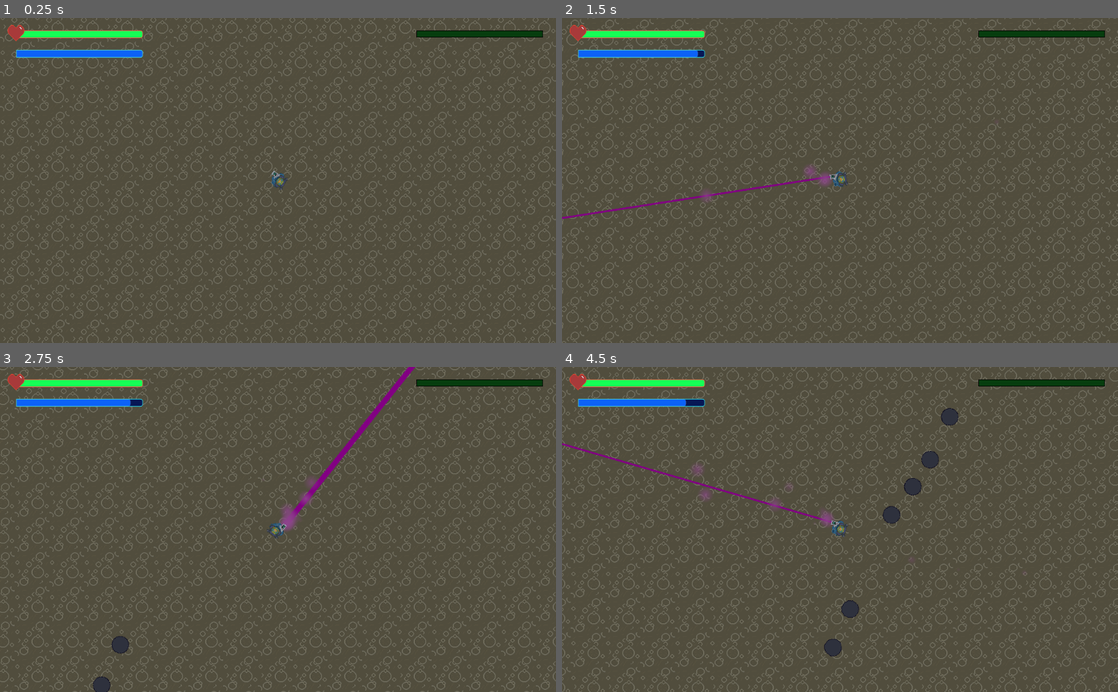
Above: before the commit, frames 1-4 (two rows, left to right).
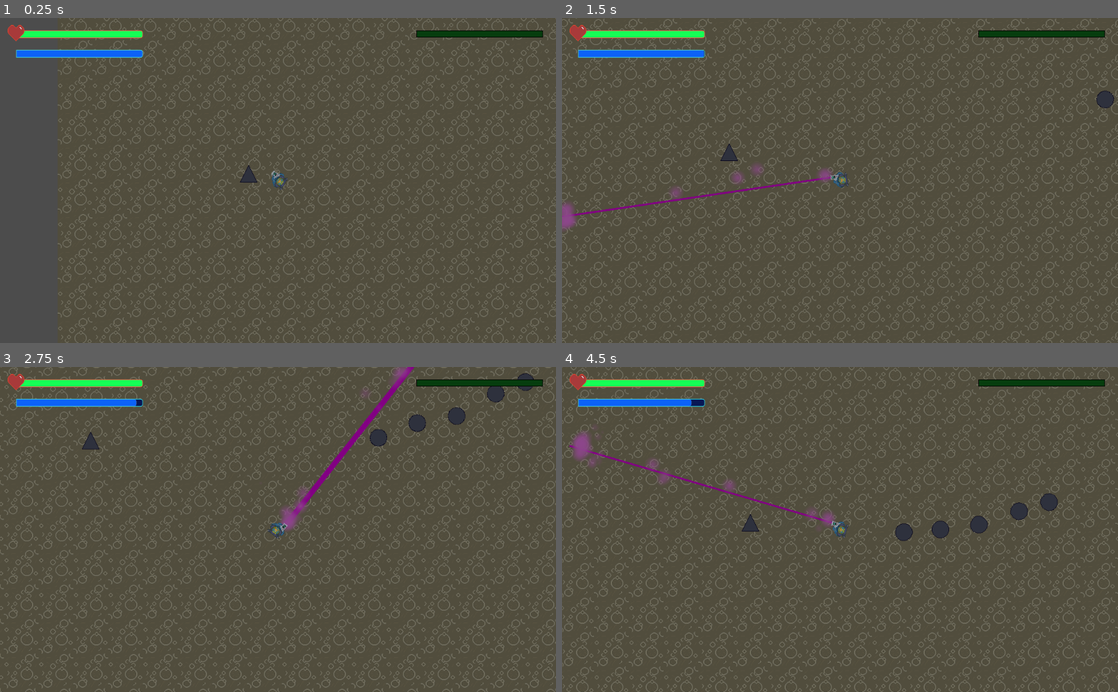
Above: after the commit, the same moments.

Repository: ludumludere-altusscholadiscipulus/Ludum-Dare-50
Game: Godot game, scene res://Game.tscn
Same seed, same stepped clock (60 frames per second), same inputs: the game is played once before the commit and once after it. Sound files missing from this copy of the repository are replaced by a short silence.
Inputs (mouse positions are in pixels of both pictures, inside the frame that each line leads up to):
- Up to frame 1 (0.25 s): no input
- Up to frame 2 (1.5 s): tap Enter at 0.5 s; move the mouse to (962, 164) at 0.52 s; press the mouse at (962, 164) at 0.53 s; hold D (right) 0.53-1.28 s; move the mouse to (728, 196) at 1.27 s; release the mouse at (728, 196) at 1.28 s; hold S (down) from 1.28 s (still down); click (728, 196) at 1.35 s
- Up to frame 3 (2.75 s): move the mouse to (333, 458) at 2.02 s; release S (down) at 2.03 s; press the mouse at (333, 458) at 2.03 s; hold D (right) from 2.03 s (still down)
- Up to frame 4 (4.5 s): move the mouse to (812, 594) at 2.77 s; release D (right) at 2.78 s; release the mouse at (812, 594) at 2.78 s; hold W (up) 2.78-3.53 s; click (812, 594) at 2.85 s; move the mouse to (1006, 578) at 3.52 s; press the mouse at (1006, 578) at 3.53 s; hold A (left) from 3.53 s (still down); move the mouse to (673, 480) at 4.27 s; release the mouse at (673, 480) at 4.28 s; click (673, 480) at 4.35 s

The runs differ from the first frame. In frame 1, 14% of the frame differs, in the area x 0-100%, y 0-100%; in frame 2, 14%; in frame 3, 15%; in frame 4, 16%.

Commit message:
Add files via upload

Diff:
--- a/LD Jam 50/CanvasLayer/Canvas.gd
+++ b/LD Jam 50/CanvasLayer/Canvas.gd
@@ -6,7 +6,9 @@
 onready var bar = $ProgressBar
 onready var laser_bar = $ProgressBar2
 onready var tower_bar = $ProgressBar3
-# Called when the node enters the scene tree for the first time.
+onready var animation = $AnimationPlayer
+onready var text = $Label
+
 func _ready():
 	pass # Replace with function body.
 
@@ -14,3 +16,24 @@
 	bar.value = player.HP
 	laser_bar.value = laser.ammo
 	tower_bar.value = tower.charge_power
+
+func percentage_25():
+	text.text = "25% repaired! Keep it up!"
+	animation.play("typewriter")
+	yield(get_tree().create_timer(4),"timeout")
+	text.text = ""
+func percentage_50():
+	text.text = "50% repaired! We're close!"
+	animation.play("typewriter")
+	yield(get_tree().create_timer(4),"timeout")
+	text.text = ""
+func percentage_75():
+	text.text = "75% repaired! Just hold on a little longer!"
+	animation.play("typewriter")
+	yield(get_tree().create_timer(4),"timeout")
+	text.text = ""
+func percentage_100():
+	text.text = "Rocket is fully repaired! Return to lift off!"
+	animation.play("typewriter")
+	yield(get_tree().create_timer(4),"timeout")
+	text.text = ""
--- a/LD Jam 50/CanvasLayer/CanvasLayer.tscn
+++ b/LD Jam 50/CanvasLayer/CanvasLayer.tscn
@@ -71,6 +71,22 @@
 ProgressBar/styles/bg = SubResource( 9 )
 ProgressBar/styles/fg = SubResource( 10 )
 
+[sub_resource type="Animation" id=12]
+resource_name = "typewriter"
+length = 2.0
+tracks/0/type = "value"
+tracks/0/path = NodePath(".:percent_visible")
+tracks/0/interp = 1
+tracks/0/loop_wrap = true
+tracks/0/imported = false
+tracks/0/enabled = true
+tracks/0/keys = {
+"times": PoolRealArray( 0, 2 ),
+"transitions": PoolRealArray( 1, 1 ),
+"update": 0,
+"values": [ 0.0, 1.0 ]
+}
+
 [node name="CanvasLayer" type="CanvasLayer"]
 script = ExtResource( 2 )
 
@@ -110,3 +126,17 @@
 step = 1.0
 value = 50.0
 percent_visible = false
+
+[node name="Label" type="Label" parent="."]
+margin_left = 299.0
+margin_top = 16.0
+margin_right = 737.0
+margin_bottom = 58.0
+text = "25% Completed!"
+align = 1
+valign = 1
+percent_visible = 0.0
+
+[node name="AnimationPlayer" type="AnimationPlayer" parent="."]
+root_node = NodePath("../Label")
+anims/typewriter = SubResource( 12 )
--- a/LD Jam 50/Enemies/Zombie.gd
+++ b/LD Jam 50/Enemies/Zombie.gd
@@ -3,11 +3,20 @@
 const speed = 150
 
 onready var raycast = $RayCast2D
+onready var audio = $AudioStreamPlayer2D
 
 var player = null
 var tower = null
 var HP = 100
 var velocity : Vector2
+var random_chance_screaming
+
+const scream1 = preload("res://SFX/Recording (20).wav")
+const scream2 = preload("res://SFX/Recording (21).wav")
+const scream3 = preload("res://SFX/Recording (22).wav")
+const scream4 = preload("res://SFX/Recording (23).wav")
+
+var scream = [scream1,scream2,scream3,scream4]
 
 func _ready():
 	add_to_group("zombies")
@@ -37,8 +46,17 @@
 	if HP <= 0 :
 		queue_free()
 
+	screaming()
+
 func set_player(p):
 	player = p
 
 func set_tower(p):
 	tower = p
+
+func screaming():
+	randomize()
+	var x = randi() % 100
+	if x >= 99:
+		audio.stream = scream[randi() % 4]
+		audio.play()
--- a/LD Jam 50/Enemies/Zombie.tscn
+++ b/LD Jam 50/Enemies/Zombie.tscn
@@ -20,3 +20,6 @@
 [node name="RayCast2D" type="RayCast2D" parent="."]
 enabled = true
 cast_to = Vector2( 17.5, 0 )
+
+[node name="AudioStreamPlayer2D" type="AudioStreamPlayer2D" parent="."]
+volume_db = -15.0
--- a/LD Jam 50/Game Script.gd
+++ b/LD Jam 50/Game Script.gd
@@ -3,6 +3,7 @@
 onready var player = $Player
 onready var tower = $Tower
 onready var timer = $RepairTimer
+onready var canvas = $CanvasLayer
 
 var check1 : bool = false
 var check2 : bool = false
@@ -19,12 +20,15 @@
 	if $"Charging Station/StaticBody2D/CollisionShape2D".disabled and $"Charging Station".charge: # WIN CONDITION
 		pass
 
-	if timer.time_left <= 75 and !check1:
+	if timer.time_left <= 225 and !check1:
 		check1 = true
-	if timer.time_left <= 50 and !check2:
+		canvas.percentage_25()
+	if timer.time_left <= 150 and !check2:
 		check2 = true
-	if timer.time_left <= 25 and !check3:
+		canvas.percentage_50()
+	if timer.time_left <= 75 and !check3:
 		check3 = true
+		canvas.percentage_75()
 
 func _on_RepairTimer_timeout():
 	check4 = true
--- a/LD Jam 50/Game.tscn
+++ b/LD Jam 50/Game.tscn
@@ -66,23 +66,24 @@
 shape = SubResource( 4 )
 
 [node name="Charging Station" parent="." instance=ExtResource( 5 )]
-position = Vector2( -453, -437 )
+position = Vector2( -480, -521 )
 
 [node name="Player" parent="." instance=ExtResource( 2 )]
+position = Vector2( -426, -509 )
 
 [node name="Tower" parent="." instance=ExtResource( 3 )]
 position = Vector2( 670, 691 )
 
 [node name="Spawner" parent="." instance=ExtResource( 4 )]
-position = Vector2( 440, -543 )
+position = Vector2( 360, -652 )
 
 [node name="Spawner2" parent="." instance=ExtResource( 4 )]
-position = Vector2( -172, 648 )
+position = Vector2( -360, 652 )
 
 [node name="CanvasLayer" parent="." instance=ExtResource( 1 )]
 
 [node name="RepairTimer" type="Timer" parent="."]
-wait_time = 100.0
+wait_time = 300.0
 autostart = true
 
 [connection signal="timeout" from="RepairTimer" to="." method="_on_RepairTimer_timeout"]
--- a/LD Jam 50/Main Menu/Main Menu.tscn
+++ b/LD Jam 50/Main Menu/Main Menu.tscn
@@ -1,9 +1,10 @@
-[gd_scene load_steps=5 format=2]
+[gd_scene load_steps=6 format=2]
 
 [ext_resource path="res://Main Menu/BackgroundMainMenu.png" type="Texture" id=1]
 [ext_resource path="res://Main Menu/Main Menu Script.gd" type="Script" id=2]
 [ext_resource path="res://Main Menu/PlayButton.png" type="Texture" id=3]
 [ext_resource path="res://Main Menu/CreditsButton.png" type="Texture" id=4]
+[ext_resource path="res://Main Menu/Main Menu Ambience Song.wav" type="AudioStream" id=5]
 
 [node name="Main Menu" type="Node2D"]
 script = ExtResource( 2 )
@@ -26,5 +27,10 @@
 margin_bottom = 498.0
 texture_normal = ExtResource( 4 )
 
+[node name="AudioStreamPlayer2D" type="AudioStreamPlayer2D" parent="."]
+position = Vector2( 512, 320 )
+stream = ExtResource( 5 )
+autoplay = true
+
 [connection signal="pressed" from="TextureButton" to="." method="_on_TextureButton_pressed"]
 [connection signal="pressed" from="TextureButton2" to="." method="_on_TextureButton2_pressed"]
--- a/LD Jam 50/Player/Player.tscn
+++ b/LD Jam 50/Player/Player.tscn
@@ -13,6 +13,30 @@
 resource_name = "blinking"
 length = 0.2
 loop = true
+tracks/0/type = "value"
+tracks/0/path = NodePath("SpaceMarineUp-legs:visible")
+tracks/0/interp = 1
+tracks/0/loop_wrap = true
+tracks/0/imported = false
+tracks/0/enabled = true
+tracks/0/keys = {
+"times": PoolRealArray( 0, 0.1 ),
+"transitions": PoolRealArray( 1, 1 ),
+"update": 1,
+"values": [ true, false ]
+}
+tracks/1/type = "value"
+tracks/1/path = NodePath("SpaceMarineUp-body:visible")
+tracks/1/interp = 1
+tracks/1/loop_wrap = true
+tracks/1/imported = false
+tracks/1/enabled = true
+tracks/1/keys = {
+"times": PoolRealArray( 0, 0.1 ),
+"transitions": PoolRealArray( 1, 1 ),
+"update": 1,
+"values": [ true, false ]
+}
 
 [sub_resource type="AtlasTexture" id=3]
 atlas = ExtResource( 5 )
@@ -85,7 +109,7 @@
 [node name="SpaceMarineUp-legs" type="AnimatedSprite" parent="."]
 rotation = 4.71239
 frames = SubResource( 14 )
-frame = 10
+frame = 2
 playing = true
 
 [node name="SpaceMarineUp-body" type="Sprite" parent="."]
--- a/LD Jam 50/Spawners/Spawner.gd
+++ b/LD Jam 50/Spawners/Spawner.gd
@@ -9,7 +9,7 @@
 
 func _ready():
 	randomize()
-	number = randi() % 3 + 2
+	number = randi() % 3 + 3
 	delay.start()
 
 func _on_RestartSpawningTimer_timeout():
Not shown: 1 places in LD Jam 50/CanvasLayer/CanvasLayer.tscn that only renumber resources
Not shown, changed: LD Jam 50/Main Menu/Main Menu Ambience Song.wav.import
Not shown, added: LD Jam 50/SFX/Recording (20).wav.import
Not shown, added: LD Jam 50/SFX/Recording (21).wav.import
Not shown, added: LD Jam 50/SFX/Recording (22).wav.import
Not shown, added: LD Jam 50/SFX/Recording (23).wav.import
Not shown, added: LD Jam 50/SFX/Recording (20).wav
Not shown, added: LD Jam 50/SFX/Recording (21).wav
Not shown, added: LD Jam 50/SFX/Recording (22).wav
Not shown, added: LD Jam 50/SFX/Recording (23).wav
